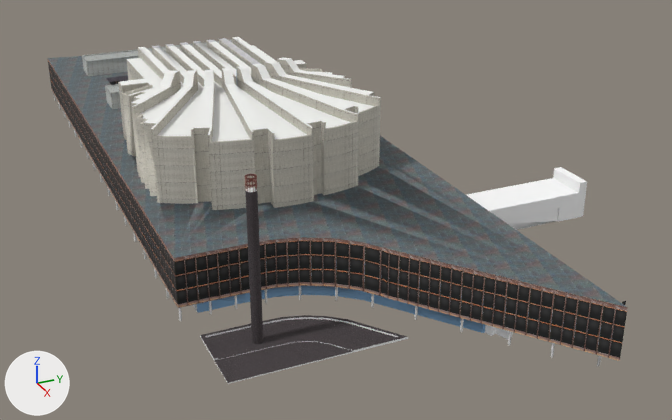
One commit to the OBJ model assets/meshes/grieghallen.obj: the scene before it, then after it.
Both versions are drawn from a camera (50 mm lens) standing at (174.3, -52.1, 75.0) and looking at (19.5, 17.6, -2.4). Arrows for +X, +Y and +Z are at lower left; the lights stay in place. Where no turn or scale is listed for an object, it has been applied to the vertices.

The older version as bpy lines, for what is in view:
```python
me_grieghallen = bpy.data.meshes.new('grieghallen')
me_grieghallen.from_pydata(...)  # 4760 vertices, 6961 faces; spans x -69.0..92.0, y -24.0..57.0, z 0.0..27.0
me_grieghallen.materials.append(mat_grieg_statue_cutout2)  # picture img_grieg_statue_cutout2_png
me_grieghallen.materials.append(mat_upper_floor)  # picture img_upper_floor_jpg
me_grieghallen.materials.append(mat_color_f05)  # blue #80a7ca
me_grieghallen.materials.append(mat_roofing_slate_dark_1)  # picture img_roofing_slate_dark_1_jpg
me_grieghallen.materials.append(mat_frontcolor)  # white #ffffff
me_grieghallen.materials.append(mat_blacktop_new)  # picture img_blacktop_new_jpg
me_grieghallen.materials.append(mat_concrete_form_4x8_1)  # picture img_concrete_form_4x8_1_jpg
me_grieghallen.materials.append(mat_blacktop_new_1)  # its picture is missing
me_grieghallen.materials.append(mat_weird_roof_wall)  # picture img_weird_roof_wall_jpg
me_grieghallen.materials.append(mat_lisanne_boots)  # white #f4f5f2
me_grieghallen.materials.append(mat_polished_concrete_new)  # picture img_polished_concrete_new_jpg
me_grieghallen.materials.append(mat_column)  # picture img_column_jpg
me_grieghallen.materials.append(mat_asphalt_new)  # picture img_asphalt_new_jpg
me_grieghallen.materials.append(mat_polished_concrete_old)  # its picture is missing
me_grieghallen.materials.append(mat_tower)  # picture img_tower_jpg
me_grieghallen.materials.append(mat_color_a01)  # white #ffe7e7
me_grieghallen.materials.append(mat_metal_rusted)  # picture img_metal_rusted_jpg
me_grieghallen.materials.append(mat_2)  # picture img_2_jpg
me_grieghallen.materials.append(mat_big_poster)  # picture img_big_poster_jpg
ob_grieghallen = bpy.data.objects.new('grieghallen', me_grieghallen)
ob_grieghallen.location = (0.0, 0.0, 0.0)
```
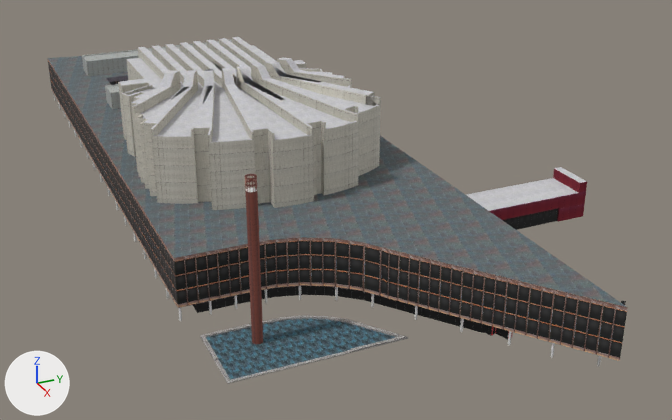
The change, as a list of edits to the scene's bpy script:
```text
Add mat_pool_granite:
    mat_pool_granite = principled_material('Pool_granite')
    mat_pool_granite.texture = img_pool_granite_jpg
    mat_pool_granite.roughness = 1.0
Add mat_stone_masonry_multi:
    mat_stone_masonry_multi = principled_material('Stone_Masonry_Multi')
    mat_stone_masonry_multi.texture = img_stone_masonry_multi_jpg
    mat_stone_masonry_multi.roughness = 1.0
Add mat_single_red_door:
    mat_single_red_door = principled_material('Single_red_door')
    mat_single_red_door.texture = img_single_red_door_jpg
    mat_single_red_door.roughness = 1.0
Add mat_red_building_tiles:
    mat_red_building_tiles = principled_material('Red_building_tiles')
    mat_red_building_tiles.texture = img_red_building_tiles_jpg
    mat_red_building_tiles.roughness = 1.0
Add mat_lower_floor_window_frames:
    mat_lower_floor_window_frames = principled_material('Lower_floor_window_frames')
    mat_lower_floor_window_frames.texture = img_lower_floor_window_frames_jpg
    mat_lower_floor_window_frames.roughness = 1.0
Change me_grieghallen:
    remove me_grieghallen.from_pydata(...)  # 4760 vertices, 6961 faces; spans x -69.0..92.0, y -24.0..57.0, z 0.0..27.0
    add me_grieghallen.from_pydata(...)  # 4513 vertices, 6397 faces; spans x -69.0..92.0, y -24.0..57.0, z 0.0..27.0
    me_grieghallen part 1: 29 vertices moved within x 32.0..63.0, y -20.0..6.0, z 11.0..26.0; 247 vertices removed from x -59.0..62.0, y -21.0..28.0, z 4.0..10.0
    me_grieghallen part 2: 1038 kept faces spanning x -69.0..92.0, y -24.0..57.0, z 0.0..27.0 get new texture (UV) coordinates
    me_grieghallen part 3: 21 faces spanning x -53.0..74.0, y -20.0..26.0, z 0.0..3.0 switch from mat_color_f05 (blue #80a7ca) to mat_lower_floor_window_frames (picture img_lower_floor_window_frames_jpg)
    me_grieghallen part 4: 4 faces spanning x 38.0..46.0, y 32.0..57.0, z 5.0..7.0 switch from mat_frontcolor (white #ffffff) to mat_polished_concrete_new (picture img_polished_concrete_new_jpg)
    me_grieghallen part 5: 52 faces spanning x -61.0..77.0, y -20.0..51.0, z 0.0..3.0 switch from mat_frontcolor (white #ffffff) to mat_lower_floor_window_frames (picture img_lower_floor_window_frames_jpg)
    me_grieghallen part 6: 10 faces spanning x 72.0..77.0, y 18.0..26.0, z 0.0..2.0 switch from mat_frontcolor (white #ffffff) to mat_single_red_door (picture img_single_red_door_jpg)
    me_grieghallen part 7: 14 faces spanning x 65.0..70.0, y -21.0..-3.0, z 0.0 switch from mat_frontcolor (white #ffffff) to mat_stone_masonry_multi (picture img_stone_masonry_multi_jpg)
    me_grieghallen part 8: 54 faces spanning x 58.0..71.0, y -22.0..6.0, z 0.0 switch from mat_frontcolor (white #ffffff) to mat_pool_granite (picture img_pool_granite_jpg)
    me_grieghallen part 9: 40 faces spanning x 38.0..46.0, y 32.0..57.0, z 0.0..7.0 switch from mat_frontcolor (white #ffffff) to mat_red_building_tiles (picture img_red_building_tiles_jpg)
    me_grieghallen part 10: 121 faces spanning x 4.0..42.0, y -20.0..21.0, z 23.0 switch from mat_weird_roof_wall (picture img_weird_roof_wall_jpg) to mat_polished_concrete_new (picture img_polished_concrete_new_jpg)
    me_grieghallen part 11: 282 faces spanning x -20.0..42.0, y -21.0..21.0, z 23.0..26.0 switch from mat_lisanne_boots (white #f4f5f2) to mat_polished_concrete_new (picture img_polished_concrete_new_jpg)
    me_grieghallen part 12: 48 faces spanning x 62.0..63.0, y -15.0..-14.0, z 0.0..24.0 switch from mat_asphalt_new (picture img_asphalt_new_jpg) to mat_tower (picture img_tower_jpg)
    me_grieghallen part 13: 47 faces spanning x 58.0..70.0, y -21.0..5.0, z 0.0 switch from mat_asphalt_new (picture img_asphalt_new_jpg) to mat_stone_masonry_multi (picture img_stone_masonry_multi_jpg)
    me_grieghallen part 14: 22 faces spanning x 58.0..71.0, y -22.0..6.0, z 0.0 switch from mat_asphalt_new (picture img_asphalt_new_jpg) to mat_pool_granite (picture img_pool_granite_jpg)
    add me_grieghallen.materials.append(mat_ceiling)  # picture img_ceiling_png
    add me_grieghallen.materials.append(mat_big_red_door)  # picture img_big_red_door_jpg
    add me_grieghallen.materials.append(mat_3)  # picture img_3_png
```

Where the change shows, as pixel boxes (x1, y1, x2, y2) in the pictures (672 x 420 px):
part 1 of me_grieghallen, cut back
    before: (154, 120, 326, 258)
    after: (151, 121, 326, 258)
part 2 of me_grieghallen, surface changed
    both: (125, 66, 378, 222)
part 3 of me_grieghallen, recoloured (blue to black)
    both: (197, 286, 485, 333)
part 4 of me_grieghallen, recoloured (white to grey)
    both: (466, 167, 587, 211)
part 5 of me_grieghallen, recoloured (grey to black)
    both: (193, 208, 559, 340)
part 6 of me_grieghallen, recoloured
    both: (491, 327, 513, 338)
part 7 of me_grieghallen, recoloured
    both: (218, 341, 349, 360)
part 8 of me_grieghallen, recoloured
    both: (200, 317, 408, 384)
part 9 of me_grieghallen, recoloured (grey to red)
    both: (490, 169, 587, 222)
part 10 of me_grieghallen, recoloured
    both: (124, 68, 380, 142)
part 11 of me_grieghallen, recoloured (white to grey)
    both: (119, 37, 381, 142)
part 12 of me_grieghallen, recoloured (black to brown)
    both: (245, 190, 263, 344)
part 13 of me_grieghallen, recoloured (grey to blue)
    both: (206, 319, 396, 380)
part 14 of me_grieghallen, recoloured
    both: (200, 315, 407, 383)
